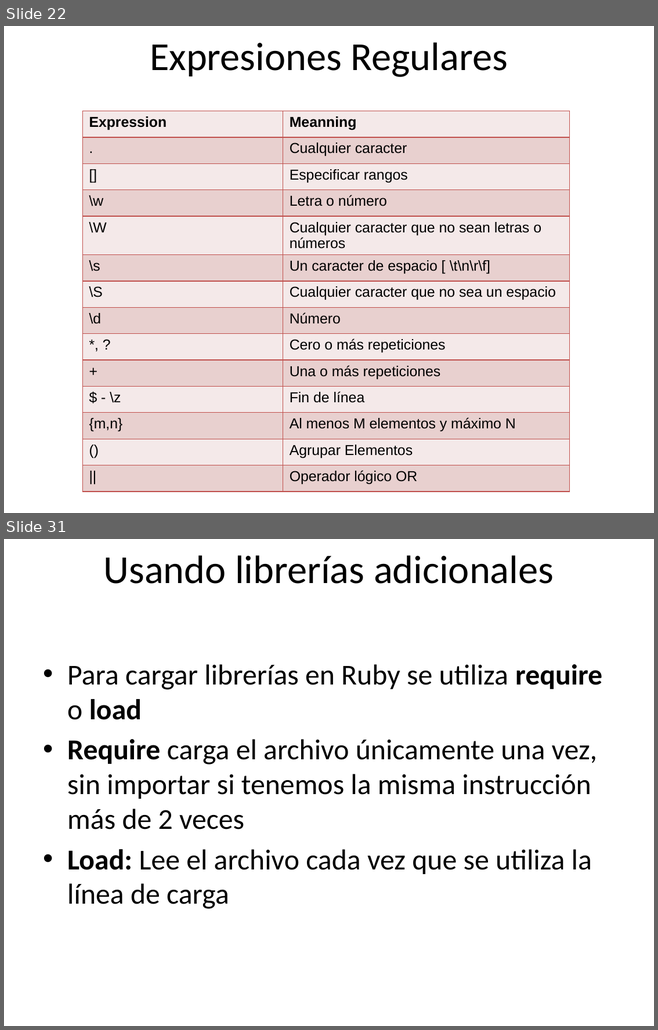
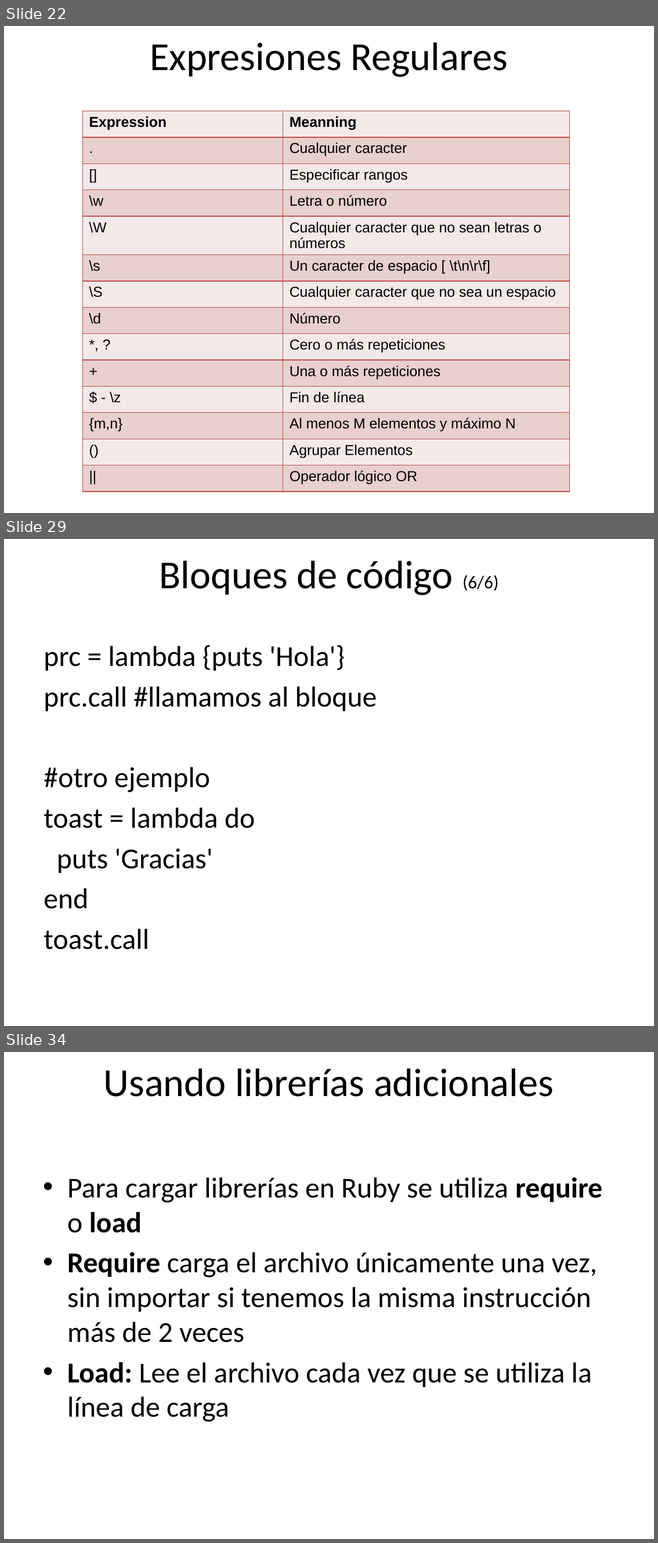
Before and after one commit to rarodriguez/curso_rails, a slide deck: presentaciones/Clase 2-Introduccion a Ruby.pptx. Shown one above the other, each under a label of ours: slides 22 and 31 before the commit, slides 22, 29 and 34 after it; the slides between them are not shown. The pictures are 658x1030 and 658x1543 pixels, drawn with LibreOffice and Linux fonts; fonts in the diff are those of the drawing; background and template pictures are left out. Boxes give left, top, right and bottom in pixels: in the first picture for what was removed or moved away, otherwise in the second. Text is boxed around its words. In the diff, an @@ line names an element or a change of style, - is before the commit and + after.

```diff
--- a/presentaciones/Clase 2-Introduccion a Ruby.pptx
+++ b/presentaciones/Clase 2-Introduccion a Ruby.pptx
@@ slide 29 added at bbox=[4, 539, 654, 1026], background picture (left out) @@
@@ title added at bbox=[159, 560, 498, 595], 44 pt, text #000000 @@
+Bloques de código (6/6)
@@ text added at bbox=[43, 645, 377, 950], 32 pt, text #000000 @@
+prc = lambda {puts 'Hola'}
+prc.call #llamamos al bloque
+#otro ejemplo
+toast = lambda do
+puts 'Gracias'
+end
+toast.call
@@ what was slide 31 is now slide 34 @@
```
Also in this commit, not shown: 10 slides changed, 2 other slides added.
